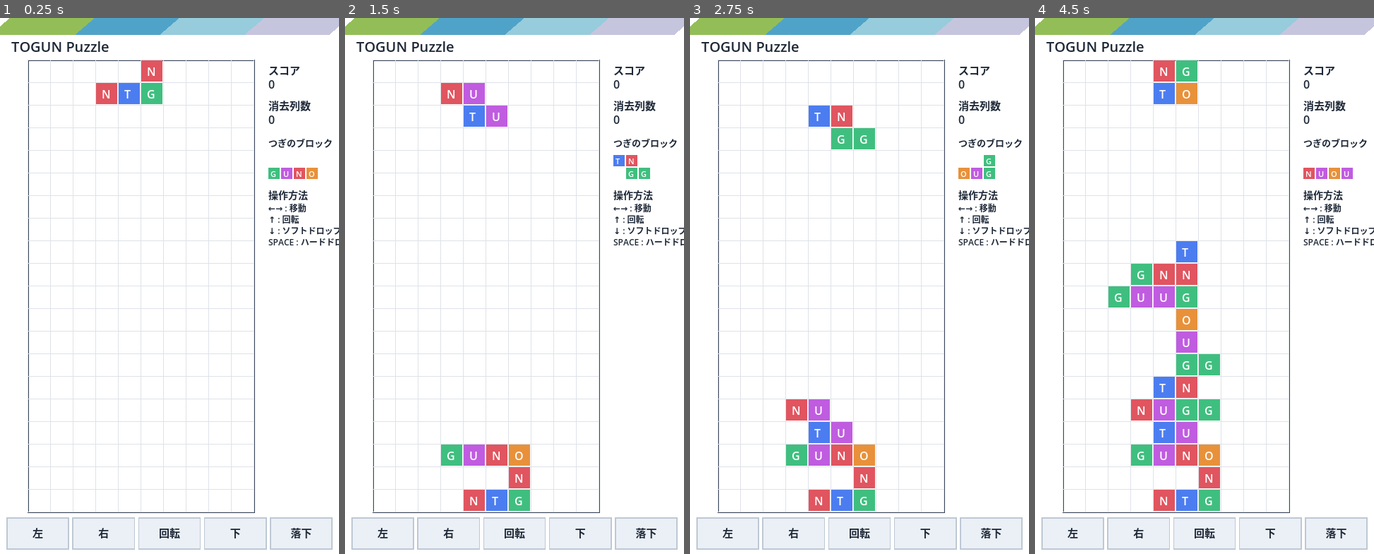
Above: before the commit, frames 1-4 (left to right).
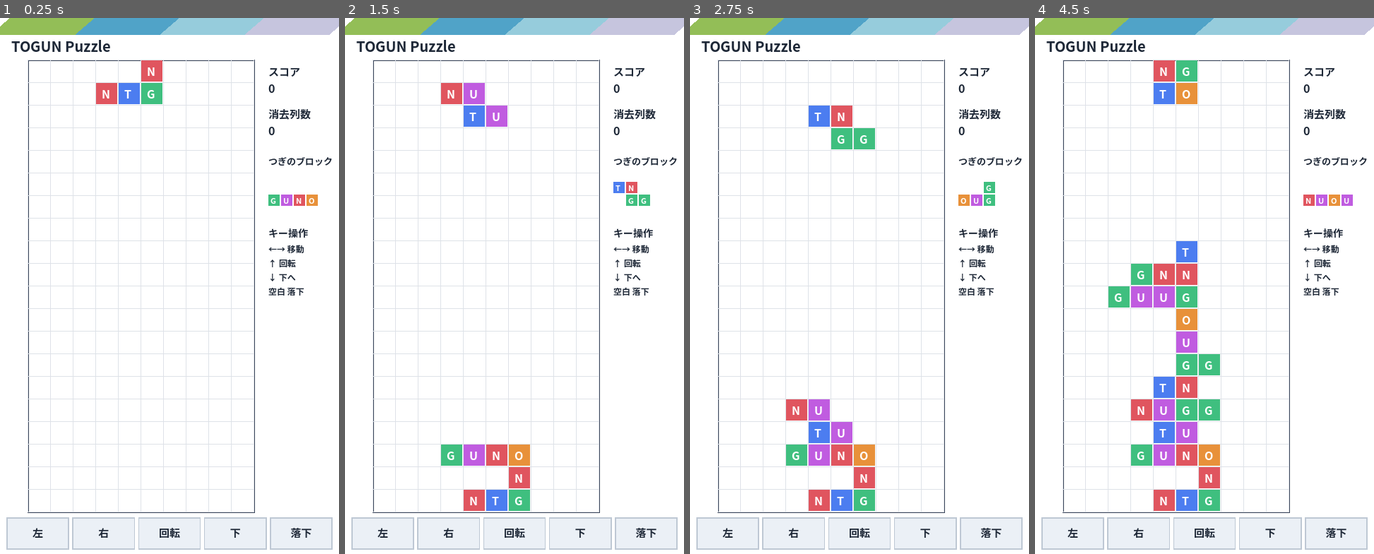
Above: after the commit, the same moments.

Repository: bohu0422-ops/togun-puzzle
Game: Godot game, scene res://scenes/Main.tscn
Two runs of this game, one before a commit and one after it. Both use one fixed random seed, a clock stepped at 60 frames per second and the inputs below.
Inputs (mouse positions are in pixels of both pictures, inside the frame that each line leads up to):
- Up to frame 1 (0.25 s): no input
- Up to frame 2 (1.5 s): tap Enter at 0.5 s; move the mouse to (589, 259) at 0.52 s; hold Right 0.53-1.28 s; tap R at 0.6, 1.35 s; click (589, 259) at 0.67 s; tap Space at 0.77, 1.25 s; move the mouse to (446, 312) at 1.27 s; hold Down from 1.28 s (still down)
- Up to frame 3 (2.75 s): tap Space at 1.52 s; tap Enter at 2 s; move the mouse to (893, 168) at 2.02 s; release Down at 2.03 s; hold Right from 2.03 s (still down); tap R at 2.1 s
- Up to frame 4 (4.5 s): tap Space at 2.75, 3.02, 3.77, 4.25 s; move the mouse to (1187, 393) at 2.77 s; release Right at 2.78 s; hold Up 2.78-3.53 s; tap R at 2.85, 3.6, 4.35 s; click (1187, 393) at 2.92 s; tap Enter at 3.5 s; move the mouse to (1306, 366) at 3.52 s; hold Left from 3.53 s (still down); move the mouse to (1102, 205) at 4.27 s

The runs differ from the first frame. In frame 1, 2.3% of the frame differs, in the area x 3-100%, y 4-98%; in frame 2, 2.4%; in frame 3, 2.4%; in frame 4, 2.6%.

Commit message:
日本語フォント（Noto Sans JP サブセット）を同梱して文字化けを解消、情報欄の文言と行間を調整

Diff:
--- a/scripts/Main.gd
+++ b/scripts/Main.gd
@@ -91,6 +91,7 @@
 
 var touch_buttons = []    # [{"rect": Rect2, "action": String, "label": String}, ...]
 var truck_texture = preload("res://assets/togun_truck.jpg")
+var game_font = preload("res://assets/fonts/NotoSansJP.ttf")  # 日本語表示用（Godot内蔵フォントには日本語が無いため）
 
 
 func _ready():
@@ -353,22 +354,23 @@
 				_draw_cell(bx, by, letter, LETTER_COLORS[letter])
 
 	var info_x = BOARD_OFFSET_X + COLS * CELL_SIZE + 20
-	draw_string(ThemeDB.fallback_font, Vector2(info_x, BOARD_OFFSET_Y + 20), "スコア", HORIZONTAL_ALIGNMENT_LEFT, -1, 15, DARK_TEXT)
-	draw_string(ThemeDB.fallback_font, Vector2(info_x, BOARD_OFFSET_Y + 40), "%d" % score, HORIZONTAL_ALIGNMENT_LEFT, -1, 16, DARK_TEXT)
-	draw_string(ThemeDB.fallback_font, Vector2(info_x, BOARD_OFFSET_Y + 70), "消去列数", HORIZONTAL_ALIGNMENT_LEFT, -1, 15, DARK_TEXT)
-	draw_string(ThemeDB.fallback_font, Vector2(info_x, BOARD_OFFSET_Y + 90), "%d" % lines_cleared_total, HORIZONTAL_ALIGNMENT_LEFT, -1, 16, DARK_TEXT)
-
-	_draw_next_piece(info_x, BOARD_OFFSET_Y + 122)
-
-	draw_string(ThemeDB.fallback_font, Vector2(info_x, BOARD_OFFSET_Y + 196), "操作方法", HORIZONTAL_ALIGNMENT_LEFT, -1, 14, DARK_TEXT)
-	draw_string(ThemeDB.fallback_font, Vector2(info_x, BOARD_OFFSET_Y + 214), "←→ : 移動", HORIZONTAL_ALIGNMENT_LEFT, -1, 12, DARK_TEXT)
-	draw_string(ThemeDB.fallback_font, Vector2(info_x, BOARD_OFFSET_Y + 230), "↑ : 回転", HORIZONTAL_ALIGNMENT_LEFT, -1, 12, DARK_TEXT)
-	draw_string(ThemeDB.fallback_font, Vector2(info_x, BOARD_OFFSET_Y + 246), "↓ : ソフトドロップ", HORIZONTAL_ALIGNMENT_LEFT, -1, 12, DARK_TEXT)
-	draw_string(ThemeDB.fallback_font, Vector2(info_x, BOARD_OFFSET_Y + 262), "SPACE : ハードドロップ", HORIZONTAL_ALIGNMENT_LEFT, -1, 12, DARK_TEXT)
+	draw_string(game_font, Vector2(info_x, BOARD_OFFSET_Y + 22), "スコア", HORIZONTAL_ALIGNMENT_LEFT, -1, 15, DARK_TEXT)
+	draw_string(game_font, Vector2(info_x, BOARD_OFFSET_Y + 46), "%d" % score, HORIZONTAL_ALIGNMENT_LEFT, -1, 16, DARK_TEXT)
+	draw_string(game_font, Vector2(info_x, BOARD_OFFSET_Y + 82), "消去列数", HORIZONTAL_ALIGNMENT_LEFT, -1, 15, DARK_TEXT)
+	draw_string(game_font, Vector2(info_x, BOARD_OFFSET_Y + 106), "%d" % lines_cleared_total, HORIZONTAL_ALIGNMENT_LEFT, -1, 16, DARK_TEXT)
+
+	_draw_next_piece(info_x, BOARD_OFFSET_Y + 148)
+
+	# キーボード操作の説明（情報欄の幅に収まるよう短く表記）
+	draw_string(game_font, Vector2(info_x, BOARD_OFFSET_Y + 250), "キー操作", HORIZONTAL_ALIGNMENT_LEFT, -1, 14, DARK_TEXT)
+	draw_string(game_font, Vector2(info_x, BOARD_OFFSET_Y + 272), "←→ 移動", HORIZONTAL_ALIGNMENT_LEFT, -1, 12, DARK_TEXT)
+	draw_string(game_font, Vector2(info_x, BOARD_OFFSET_Y + 292), "↑ 回転", HORIZONTAL_ALIGNMENT_LEFT, -1, 12, DARK_TEXT)
+	draw_string(game_font, Vector2(info_x, BOARD_OFFSET_Y + 312), "↓ 下へ", HORIZONTAL_ALIGNMENT_LEFT, -1, 12, DARK_TEXT)
+	draw_string(game_font, Vector2(info_x, BOARD_OFFSET_Y + 332), "空白 落下", HORIZONTAL_ALIGNMENT_LEFT, -1, 12, DARK_TEXT)
 
 	if game_over:
-		draw_string(ThemeDB.fallback_font, Vector2(BOARD_OFFSET_X + 10, BOARD_OFFSET_Y + ROWS * CELL_SIZE / 2), "GAME OVER", HORIZONTAL_ALIGNMENT_LEFT, -1, 24, Color(0.85, 0.2, 0.25))
-		draw_string(ThemeDB.fallback_font, Vector2(BOARD_OFFSET_X + 10, BOARD_OFFSET_Y + ROWS * CELL_SIZE / 2 + 30), "Rキー/画面タップでリスタート", HORIZONTAL_ALIGNMENT_LEFT, -1, 16, DARK_TEXT)
+		draw_string(game_font, Vector2(BOARD_OFFSET_X + 10, BOARD_OFFSET_Y + ROWS * CELL_SIZE / 2), "GAME OVER", HORIZONTAL_ALIGNMENT_LEFT, -1, 24, Color(0.85, 0.2, 0.25))
+		draw_string(game_font, Vector2(BOARD_OFFSET_X + 10, BOARD_OFFSET_Y + ROWS * CELL_SIZE / 2 + 30), "Rキーか画面タップで再開", HORIZONTAL_ALIGNMENT_LEFT, -1, 16, DARK_TEXT)
 
 	_draw_touch_buttons()
 
@@ -386,7 +388,7 @@
 			Vector2(x0 - HEADER_SLANT, HEADER_STRIPE_H),
 		])
 		draw_colored_polygon(pts, STRIPE_COLORS[i])
-	draw_string(ThemeDB.fallback_font, Vector2(16, HEADER_STRIPE_H + 24), "TOGUN Puzzle", HORIZONTAL_ALIGNMENT_LEFT, -1, 20, DARK_TEXT)
+	draw_string(game_font, Vector2(16, HEADER_STRIPE_H + 24), "TOGUN Puzzle", HORIZONTAL_ALIGNMENT_LEFT, -1, 20, DARK_TEXT)
 
 
 func _draw_bonus_overlay():
@@ -394,12 +396,12 @@
 
 	var msg = "TOGUN BONUS!"
 	var font_size = 30
-	var text_size = ThemeDB.fallback_font.get_string_size(msg, HORIZONTAL_ALIGNMENT_LEFT, -1, font_size)
-	draw_string(ThemeDB.fallback_font, Vector2((viewport_w - text_size.x) / 2.0, 110), msg, HORIZONTAL_ALIGNMENT_LEFT, -1, font_size, LETTER_COLORS["N"])
+	var text_size = game_font.get_string_size(msg, HORIZONTAL_ALIGNMENT_LEFT, -1, font_size)
+	draw_string(game_font, Vector2((viewport_w - text_size.x) / 2.0, 110), msg, HORIZONTAL_ALIGNMENT_LEFT, -1, font_size, LETTER_COLORS["N"])
 
 	var sub = "+%d点 ボード全消し！" % TOGUN_BONUS_SCORE
-	var sub_size = ThemeDB.fallback_font.get_string_size(sub, HORIZONTAL_ALIGNMENT_LEFT, -1, 18)
-	draw_string(ThemeDB.fallback_font, Vector2((viewport_w - sub_size.x) / 2.0, 150), sub, HORIZONTAL_ALIGNMENT_LEFT, -1, 18, DARK_TEXT)
+	var sub_size = game_font.get_string_size(sub, HORIZONTAL_ALIGNMENT_LEFT, -1, 18)
+	draw_string(game_font, Vector2((viewport_w - sub_size.x) / 2.0, 150), sub, HORIZONTAL_ALIGNMENT_LEFT, -1, 18, DARK_TEXT)
 
 	var tex_w = 360.0
 	var tex_h = tex_w * float(truck_texture.get_height()) / float(truck_texture.get_width())
@@ -408,22 +410,22 @@
 	draw_texture_rect(truck_texture, Rect2(tx, ty, tex_w, tex_h), false)
 
 	var foot = "まもなく再開します…"
-	var foot_size = ThemeDB.fallback_font.get_string_size(foot, HORIZONTAL_ALIGNMENT_LEFT, -1, 14)
-	draw_string(ThemeDB.fallback_font, Vector2((viewport_w - foot_size.x) / 2.0, ty + tex_h + 34), foot, HORIZONTAL_ALIGNMENT_LEFT, -1, 14, Color(0.5, 0.53, 0.58))
+	var foot_size = game_font.get_string_size(foot, HORIZONTAL_ALIGNMENT_LEFT, -1, 14)
+	draw_string(game_font, Vector2((viewport_w - foot_size.x) / 2.0, ty + tex_h + 34), foot, HORIZONTAL_ALIGNMENT_LEFT, -1, 14, Color(0.5, 0.53, 0.58))
 
 
 func _draw_next_piece(info_x: float, top_y: float):
-	draw_string(ThemeDB.fallback_font, Vector2(info_x, top_y), "つぎのブロック", HORIZONTAL_ALIGNMENT_LEFT, -1, 13, DARK_TEXT)
+	draw_string(game_font, Vector2(info_x, top_y), "つぎのブロック", HORIZONTAL_ALIGNMENT_LEFT, -1, 13, DARK_TEXT)
 
 	var cell = 18
-	var grid_y = top_y + 12
+	var grid_y = top_y + 24
 	for i in range(next_piece_cells.size()):
 		var c = next_piece_cells[i]
 		var letter = next_letters[i]
 		var x = info_x + c.x * cell
 		var y = grid_y + c.y * cell
 		draw_rect(Rect2(x, y, cell - 2, cell - 2), LETTER_COLORS[letter])
-		draw_string(ThemeDB.fallback_font, Vector2(x + 3, y + cell - 5), letter, HORIZONTAL_ALIGNMENT_LEFT, -1, 11, Color(1, 1, 1))
+		draw_string(game_font, Vector2(x + 3, y + cell - 5), letter, HORIZONTAL_ALIGNMENT_LEFT, -1, 11, Color(1, 1, 1))
 
 
 func _draw_touch_buttons():
@@ -433,14 +435,14 @@
 		draw_rect(rect, BTN_BORDER, false, 1.5)
 		var label = btn["label"]
 		var font_size = 15
-		var text_size = ThemeDB.fallback_font.get_string_size(label, HORIZONTAL_ALIGNMENT_LEFT, -1, font_size)
+		var text_size = game_font.get_string_size(label, HORIZONTAL_ALIGNMENT_LEFT, -1, font_size)
 		var tx = rect.position.x + (rect.size.x - text_size.x) / 2.0
 		var ty = rect.position.y + rect.size.y / 2.0 + text_size.y / 4.0
-		draw_string(ThemeDB.fallback_font, Vector2(tx, ty), label, HORIZONTAL_ALIGNMENT_LEFT, -1, font_size, DARK_TEXT)
+		draw_string(game_font, Vector2(tx, ty), label, HORIZONTAL_ALIGNMENT_LEFT, -1, font_size, DARK_TEXT)
 
 
 func _draw_cell(col: int, row: int, letter: String, color: Color):
 	var x = BOARD_OFFSET_X + col * CELL_SIZE
 	var y = BOARD_OFFSET_Y + row * CELL_SIZE
 	draw_rect(Rect2(x, y, CELL_SIZE - 2, CELL_SIZE - 2), color)
-	draw_string(ThemeDB.fallback_font, Vector2(x + 8, y + 22), letter, HORIZONTAL_ALIGNMENT_LEFT, -1, 16, Color(1, 1, 1))
+	draw_string(game_font, Vector2(x + 8, y + 22), letter, HORIZONTAL_ALIGNMENT_LEFT, -1, 16, Color(1, 1, 1))
Binary file added: assets/fonts/NotoSansJP.ttf
Not shown, added: assets/fonts/NotoSansJP.ttf.import
Not shown, added: assets/fonts/OFL-NotoSansJP.txt
Not shown, changed: docs/index.html
Not shown, changed: docs/index.pck
Not shown, changed: docs/index.service.worker.js
Not shown, changed: scripts/patch_service_worker.py
